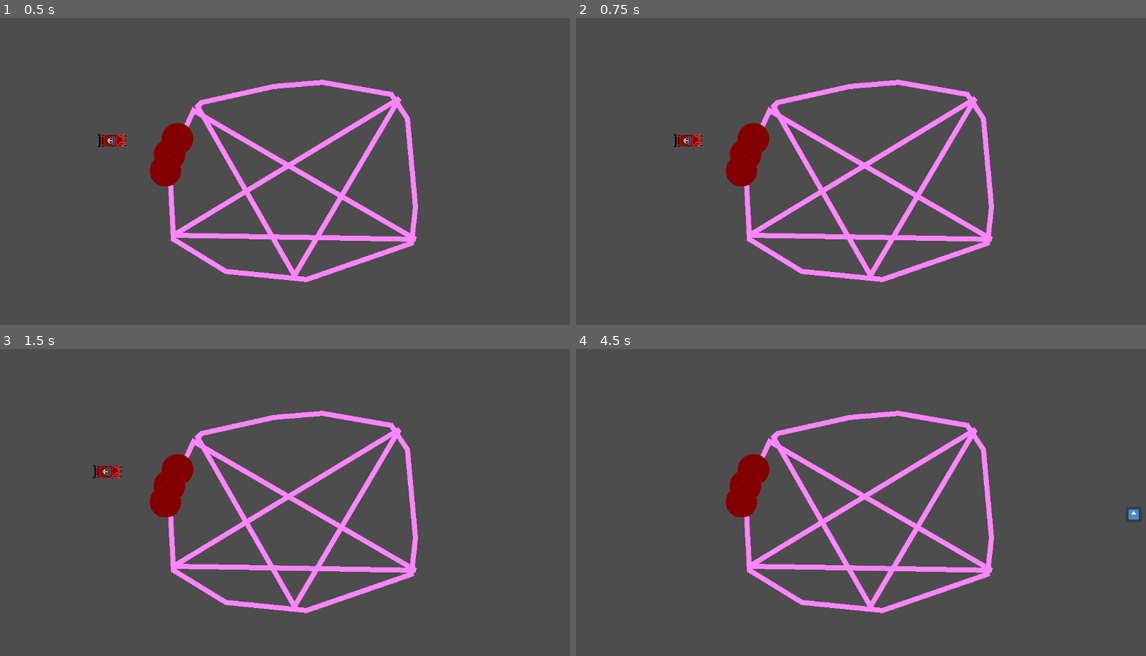
Above: before the commit, frames 1-4 (two rows, left to right).
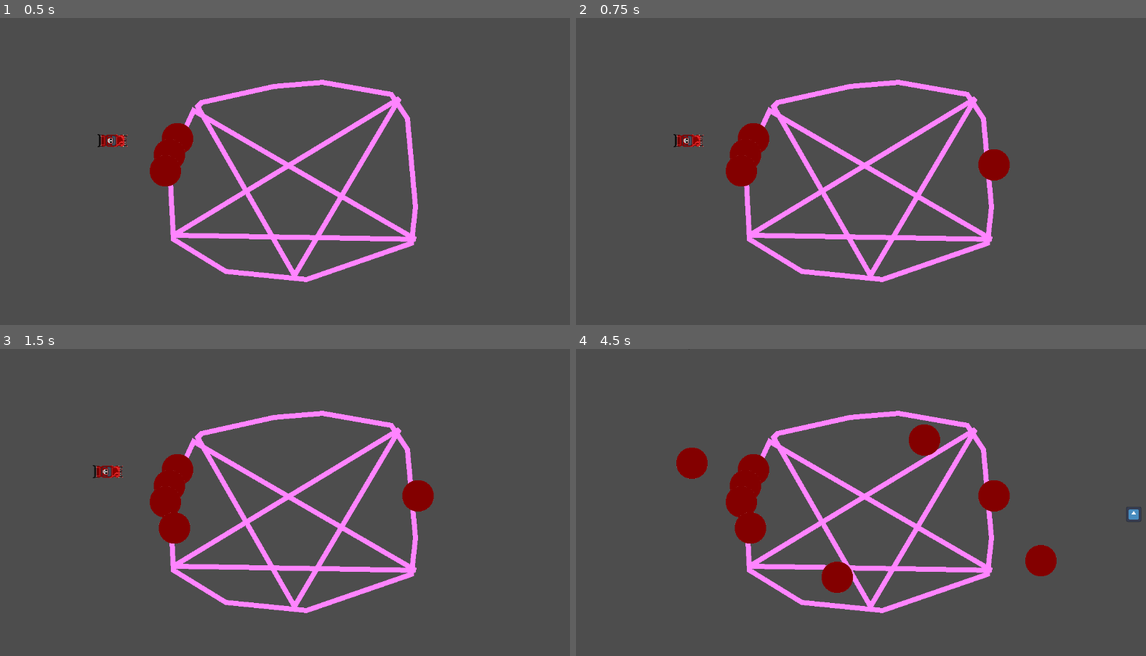
Above: after the commit, the same moments.

Repository: Beat1823/LudumDare55
Game: Godot game, scene res://Scenes/main_screen.tscn
The game is run twice, just before and just after one commit, with the same random seed, the same clock (stepped at 60 frames per second) and the same inputs. The engine's default icon, where the game draws it, is replaced by a stand-in: a white triangle on a blue panel in a dark square.
Inputs (mouse positions are in pixels of both pictures, inside the frame that each line leads up to):
- Up to frame 1 (0.5 s): no input
- Up to frame 2 (0.75 s): tap Enter at 0.5 s; move the mouse to (992, 165) at 0.52 s; press the mouse at (992, 165) at 0.53 s; hold Right (turnRight) from 0.53 s (still down)
- Up to frame 3 (1.5 s): tap Space at 1.25 s; move the mouse to (176, 527) at 1.27 s; release Right (turnRight) at 1.28 s; release the mouse at (176, 527) at 1.28 s; hold Down (brake) from 1.28 s (still down); click (176, 527) at 1.35 s
- Up to frame 4 (4.5 s): move the mouse to (923, 441) at 2.02 s; release Down (brake) at 2.03 s; press the mouse at (923, 441) at 2.03 s; hold Right (turnRight) 2.03-2.78 s; move the mouse to (838, 576) at 2.77 s; release the mouse at (838, 576) at 2.78 s; hold Up (accelerate) 2.78-3.53 s; click (838, 576) at 2.85 s; move the mouse to (1043, 560) at 3.52 s; press the mouse at (1043, 560) at 3.53 s; hold Left (turnLeft) from 3.53 s (still down); move the mouse to (690, 462) at 4.27 s; release the mouse at (690, 462) at 4.28 s; click (690, 462) at 4.35 s

Frame 1 is identical in both runs. In frame 2, 0.5% of the frame differs, in the area x 70-77%, y 42-53%; in frame 3, 0.9%; in frame 4, 2.7%, in the area x 17-85%, y 24-80%.
Error after the commit: Invalid access to property or key 'position' on a base object of type 'InputEventKey'. (res://Scenes/main_screen.gd:25)

Commit message:
detect pentagram paint

Diff:
--- a/Scenes/blood.gd
+++ b/Scenes/blood.gd
@@ -7,4 +7,3 @@
 func _ready():
 	var collisionShape: CollisionShape2D = get_node("CollisionShape2D")
 	radius = collisionShape.shape.radius
-	print(radius)
--- a/Scenes/main_screen.gd
+++ b/Scenes/main_screen.gd
@@ -1,6 +1,7 @@
 extends Node2D
 
 @export var pedestrian_scene: PackedScene
+@export var blood_scene: PackedScene
 
 func _ready():
 	$PedestrianTimer.start()
@@ -17,3 +18,10 @@
 #
 	# Spawn the mob by adding it to the Main scene.
 	add_child(pedestrian)
+
+func _input(event):
+	if Input.is_action_pressed("click"):
+		var blood = blood_scene.instantiate()
+		blood.position = event.position
+		blood.name = "Blood"
+		add_child(blood, true)
--- a/Scenes/main_screen.tscn
+++ b/Scenes/main_screen.tscn
@@ -19,6 +19,7 @@
 [node name="MainScreen" type="Node2D"]
 script = ExtResource("1_3k6bo")
 pedestrian_scene = ExtResource("2_eihxn")
+blood_scene = ExtResource("4_icjts")
 
 [node name="Pentagram" parent="." instance=ExtResource("4_nvv3w")]
 
--- a/project.godot
+++ b/project.godot
@@ -45,3 +45,8 @@
 , Object(InputEventKey,"resource_local_to_scene":false,"resource_name":"","device":-1,"window_id":0,"alt_pressed":false,"shift_pressed":false,"ctrl_pressed":false,"meta_pressed":false,"pressed":false,"keycode":0,"physical_keycode":83,"key_label":0,"unicode":115,"echo":false,"script":null)
 ]
 }
+click={
+"deadzone": 0.5,
+"events": [Object(InputEventMouseButton,"resource_local_to_scene":false,"resource_name":"","device":-1,"window_id":0,"alt_pressed":false,"shift_pressed":false,"ctrl_pressed":false,"meta_pressed":false,"button_mask":0,"position":Vector2(0, 0),"global_position":Vector2(0, 0),"factor":1.0,"button_index":1,"canceled":false,"pressed":false,"double_click":false,"script":null)
+]
+}
